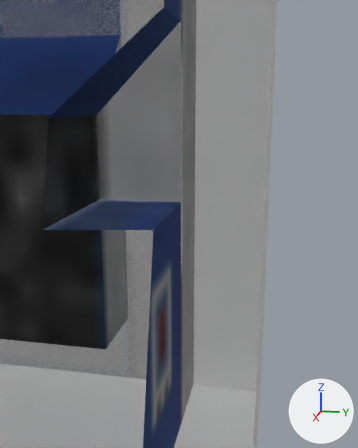
What one commit did to the OBJ model src/main/resources/assets/eln/model/FuelGenerator200V/FuelGenerator200V.obj.
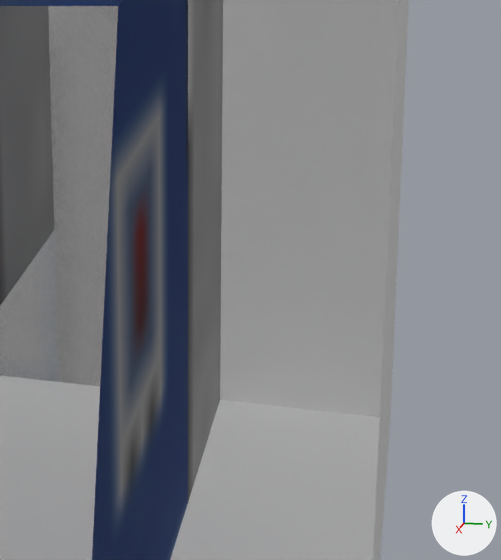
There are two pictures of each version: one from a 50 mm camera at (0.163, 0.51, -0.085) aimed at (-0.331, 0.412, -0.209), one close up on the part from 30% to 85% of the width and 51% to 100% of the height. Lighting does not change. The marker at lower right points along +X, +Y and +Z. Everything nearer to the camera than a plane just in front of the edit is cut away. Where no turn or scale is listed for an object, it has been applied to the vertices.

Script lines for the objects in view, before the commit:
```python
me_main = bpy.data.meshes.new('main')
me_main.from_pydata(...)  # 54 vertices, 106 faces; spans x -0.5..0.5, y -0.4..0.4, z -0.5..0.4
me_main.materials.append(mat_none)  # picture img_fuelgenerator200v_png
me_minecraft_block_cube = bpy.data.meshes.new('Minecraft_Block_Cube')
me_minecraft_block_cube.from_pydata(...)  # a box spanning x -0.5..0.5, y -0.5..0.5, z -0.5..0.5
me_minecraft_block_cube.materials.append(mat_material)  # light grey #d1d1d1
ob_main = bpy.data.objects.new('main', me_main)
ob_main.location = (0.0, 0.0, 0.0)
ob_minecraft_block_cube = bpy.data.objects.new('Minecraft_Block_Cube', me_minecraft_block_cube)
ob_minecraft_block_cube.location = (0.0, 0.0, 0.0)
```
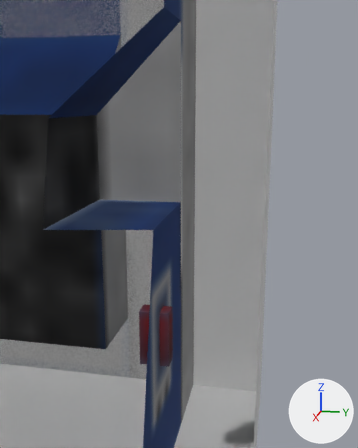
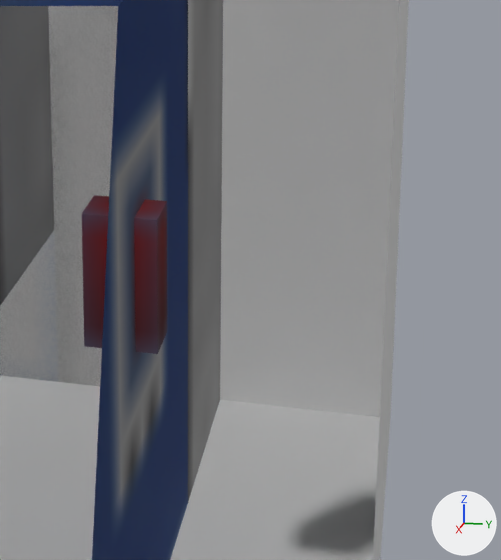
Commit message: Fuel generator finished

What differs and where, as boxes [x1, y1, x2, y2] in the close-ups (501 x 560 px):
'switch', added: after [82, 195, 167, 354]

The edits, one by one:
Mesh me_switch is new.
It has 8 vertices, 10 faces and spans x -0.3085..-0.2895, y 0.3784..0.4092, z -0.3507..-0.2921.
It uses material mat_none (picture img_fuelgenerator200v_png).
Object 'switch' (ob_switch) is new; it shows me_switch.
Its location is (0.0, 0.0, 0.0).
